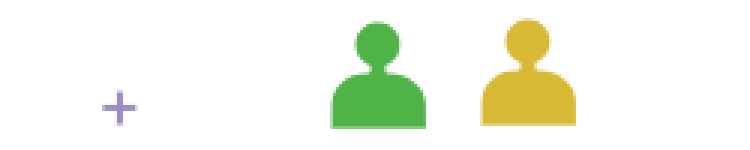
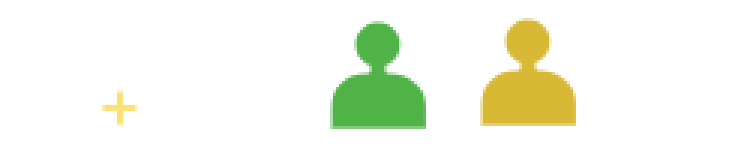
Layered file, before and after one edit (w=750, h=150). Changes by layer:
painted on "Фигура 634 копия 6" over [102, 90, 138, 126]
